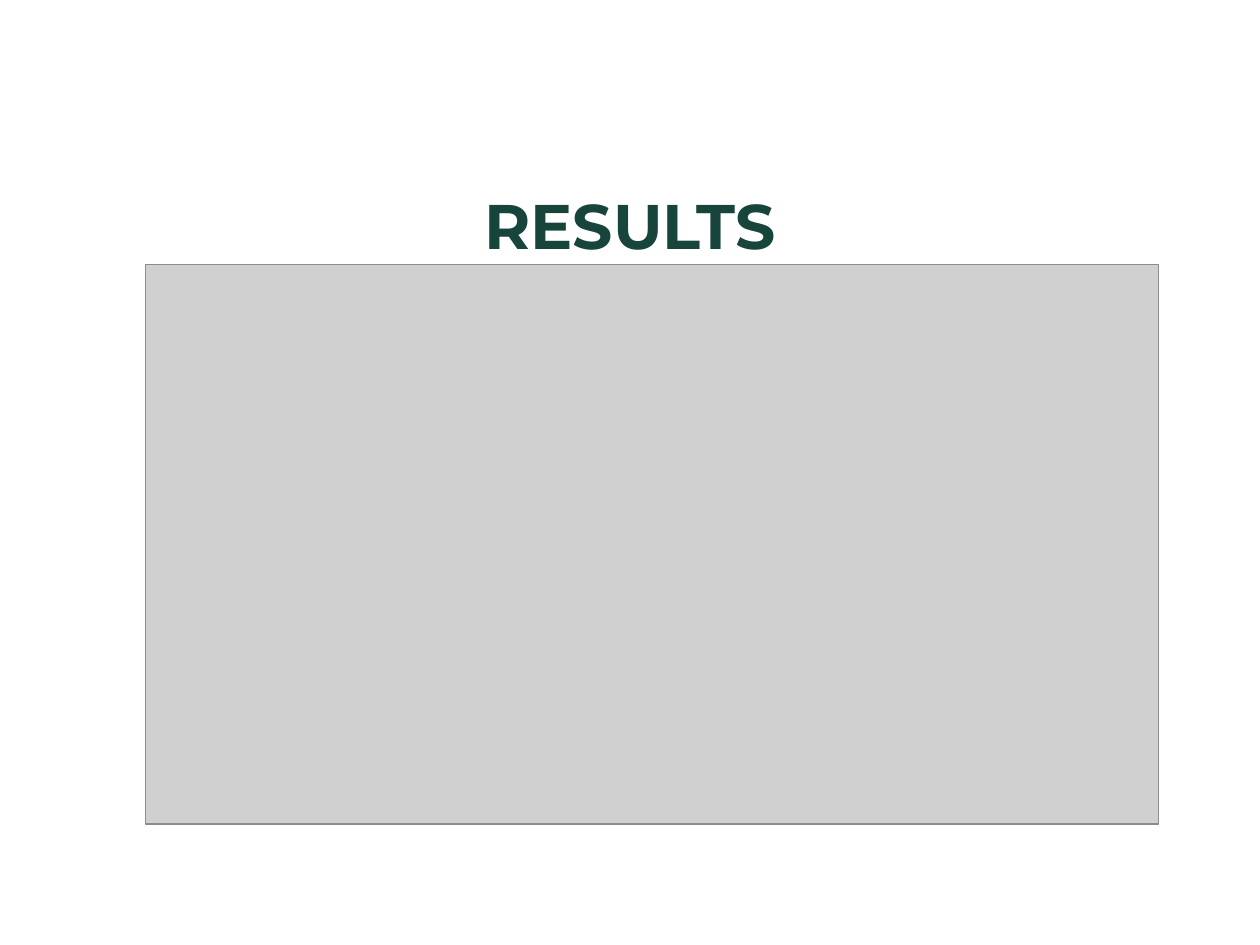
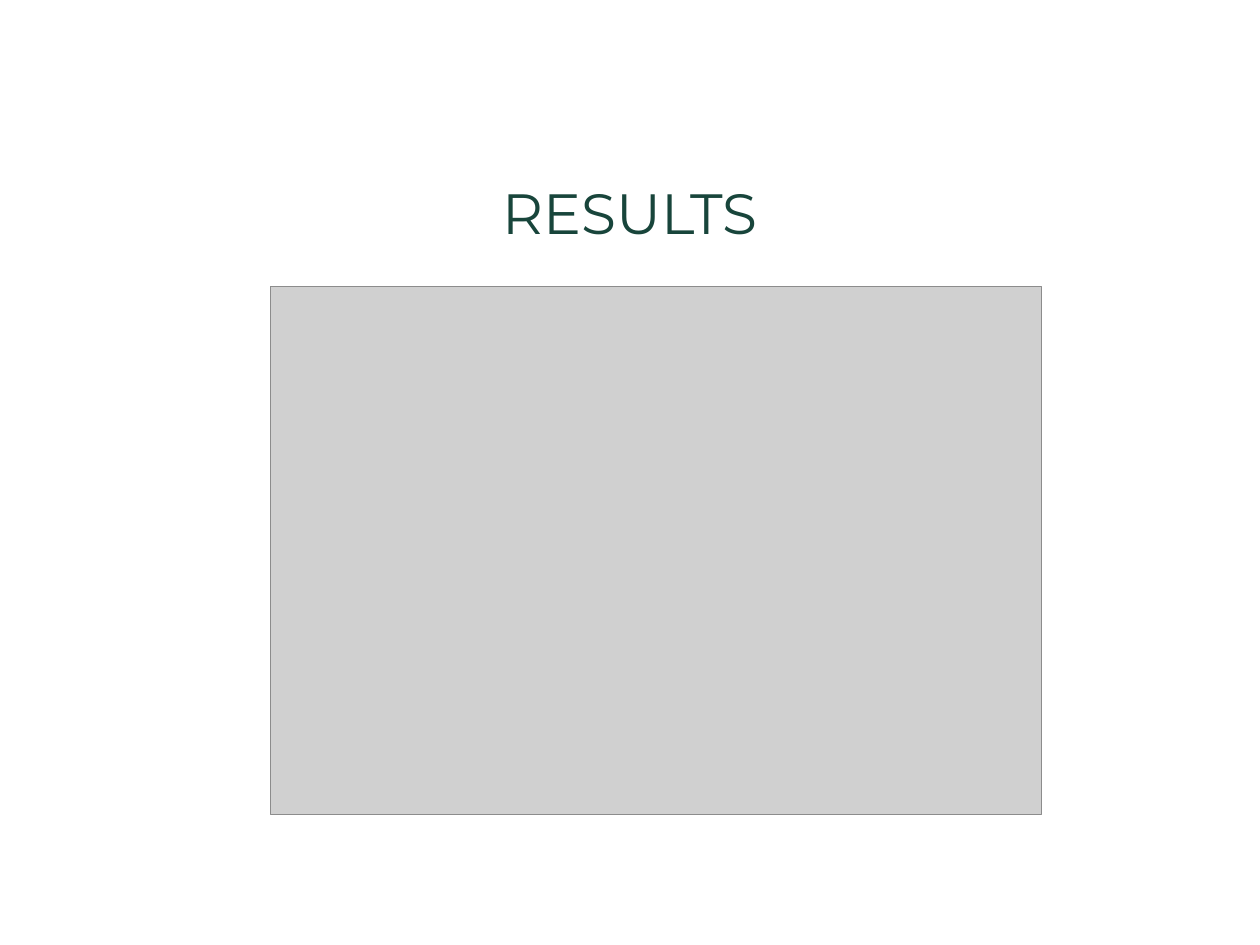
Before and after one commit to BarryDeCicco/SASandRandSAS, a slide deck: slide 44 of Presentations/SAS and R and SAS (MiSUG, 2021_08_25, CSTAT Layout).pptx (slide 39 before the commit). Drawn at 1260x945 pixels with LibreOffice and Linux fonts; fonts in the diff are those of the drawing; grey boxes stand for pictures; background and template pictures are left out. Boxes give left, top, right and bottom in pixels: in the first picture for what was removed or moved away, otherwise in the second. Text is boxed around its words. In the diff, an @@ line names an element or a change of style, - is before the commit and + after.

```diff
--- a/Presentations/SAS and R and SAS (MiSUG, 2021_08_25, CSTAT Layout).pptx
+++ b/Presentations/SAS and R and SAS (MiSUG, 2021_08_25, CSTAT Layout).pptx
@@ title "RESULTS": place and size @@
-title "RESULTS" at <box>484,204,775,265</box>
+title "RESULTS" at <box>502,194,757,235</box>
@@ title "RESULTS" at <box>502,194,757,235</box>: size 36 to 32.4 pt, bold off; vertical alignment middle to top @@
@@ picture: place and size @@
-picture at <box>146,265,1159,824</box>
+picture at <box>271,286,1042,814</box>
```
Also in this commit, not shown: 5 other slides changed, 1 slide added, 6 slides removed.
